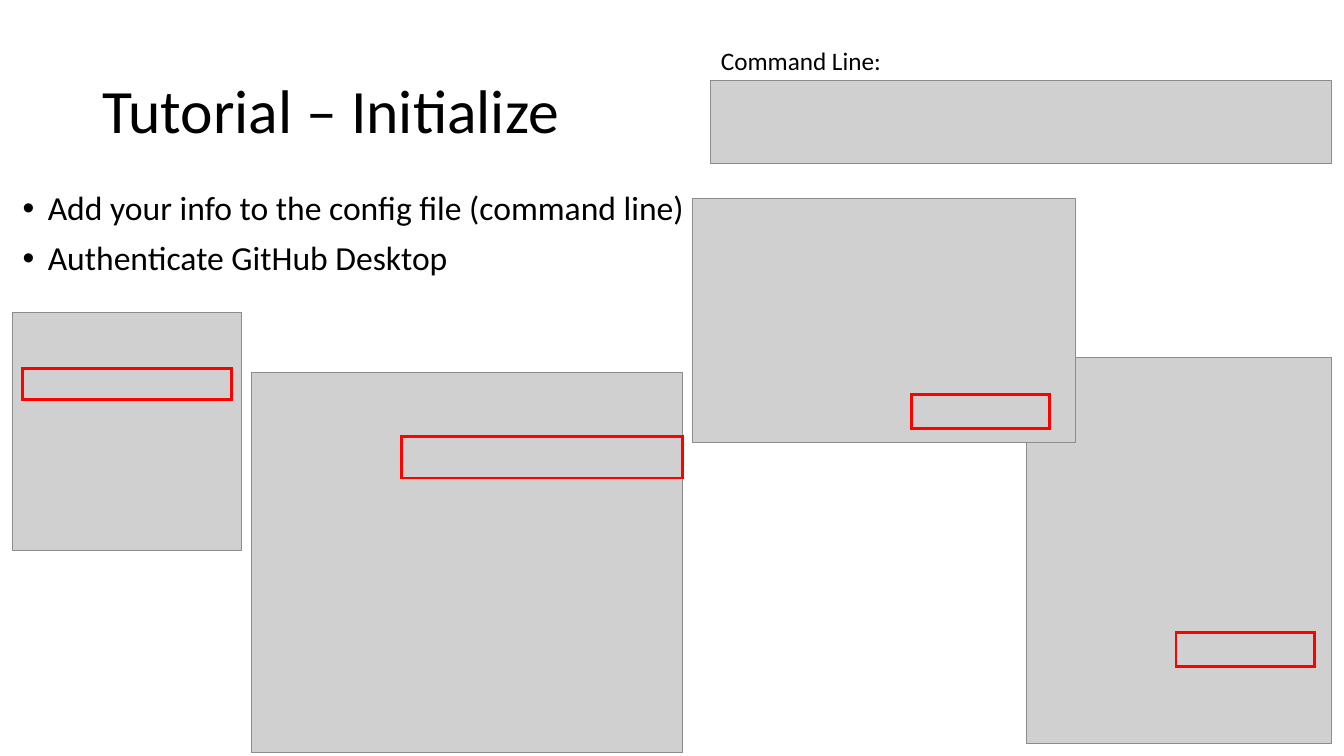
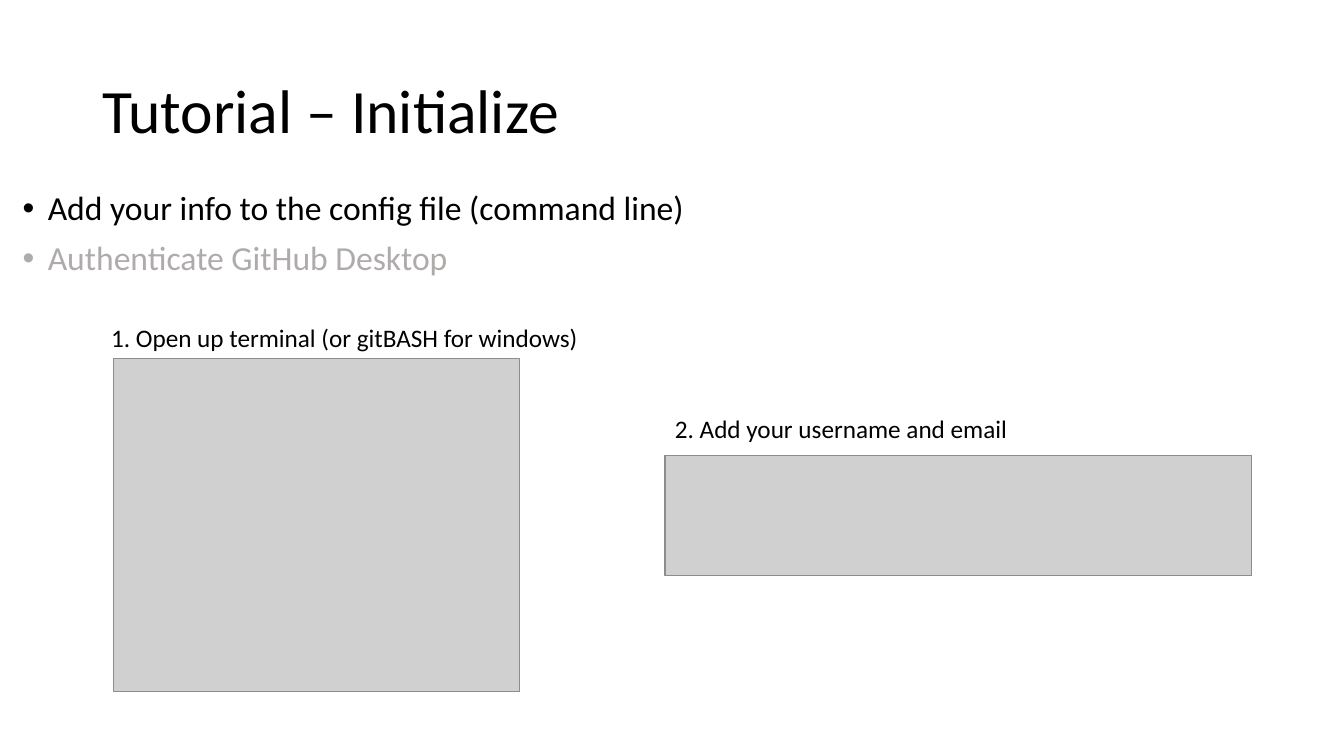
Before and after one commit to wes592/cl_gitTutorial, a slide deck: slide 2 of gitSetUpInstructions.pptx. Drawn at 1344x756 pixels with LibreOffice and Linux fonts; fonts in the diff are those of the drawing; grey boxes stand for pictures. Boxes give left, top, right and bottom in pixels: in the first picture for what was removed or moved away, otherwise in the second. Text is boxed around its words. In the diff, an @@ line names an element or a change of style, - is before the commit and + after.

```diff
--- a/gitSetUpInstructions.pptx
+++ b/gitSetUpInstructions.pptx
@@ text removed at (721, 52, 881, 70) @@
-Command Line:
@@ picture removed at (711, 81, 1332, 163) @@
@@ picture removed at (693, 199, 1076, 444) @@
@@ text at (48, 247, 447, 275): text colour #000000 to #AFABAB in "Authenticate GitHub Desktop" @@
@@ picture removed at (12, 313, 241, 551) @@
@@ text added at (111, 328, 578, 352), 18 pt, text #000000 @@
+1. Open up terminal (or gitBASH for windows)
@@ picture added at (113, 359, 519, 693) @@
@@ picture removed at (1026, 357, 1332, 744) @@
@@ rectangle removed at (22, 368, 232, 399) @@
@@ picture removed at (251, 373, 682, 752) @@
@@ rectangle removed at (911, 394, 1050, 429) @@
@@ rectangle removed at (402, 437, 683, 478) @@
@@ text added at (675, 420, 1007, 442), 18 pt, text #000000 @@
+2. Add your username and email
@@ picture added at (665, 456, 1252, 576) @@
@@ rectangle removed at (1177, 632, 1315, 666) @@
```
Also in this commit, not shown: 1 other slide changed, 1 slide added.
